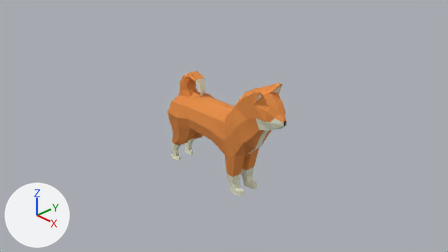
One commit to the Blender file Dog1.blend: the scene before it, then after it.
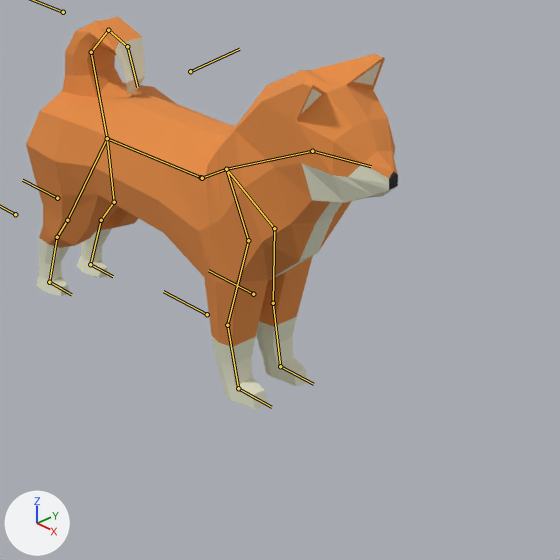
Each version is shown from the file's camera 'Camera', then close up on the part from 36% to 76% of the width and 26% to 97% of the height. The axes (+X, +Y, +Z) are drawn at lower left. The lights are the same throughout. The bones that bend it are drawn over the model as lines in the close-ups.

The first close-up shows '平面'.
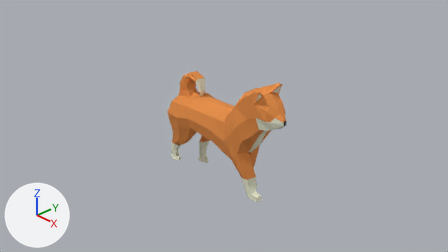
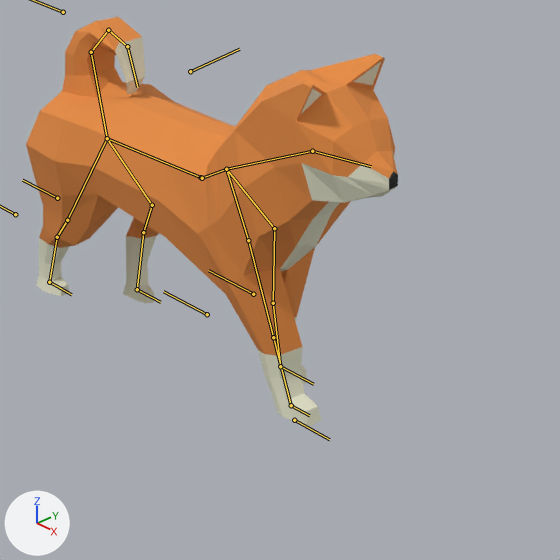
The newer file adds an action. The first version stands in its rest pose; the second is drawn at frame 0 of the action 'Walk'.

Changed parts and their boxes [x1, y1, x2, y2] in the close-ups (560 x 560 px):
'平面', posed
    before: [26, 17, 398, 409]
    after: [26, 17, 398, 427]
bone 'Arm3IK.L', root to tip
    before: (238, 388) to (271, 407)
    after: (294, 420) to (329, 439)
bone 'Leg3IK.R', root to tip
    before: (90, 264) to (113, 276)
    after: (137, 289) to (160, 302)

Edits to the bpy script that builds the scene:
```text
Change bone_arm3ik_l:
    where bone_arm3ik_l = bpy.data.objects['アーマチュア'].pose.bones['Arm3IK.L']  # child of 'Root'
    bone_arm3ik_l.location: (0.0, 0.0, 0.0) -> (0.0, 1.28, 0.0)
Change bone_leg3ik_r:
    where bone_leg3ik_r = bpy.data.objects['アーマチュア'].pose.bones['Leg3IK.R']  # child of 'Root'
    bone_leg3ik_r.location: (0.0, 0.0, 0.0) -> (0.0, 1.28, 0.0)
```
